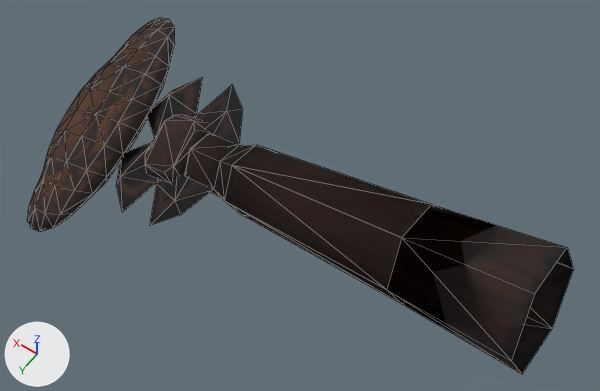
The glTF model game/assets/player/outfits/head_l1280.glb as it was, and as the next commit left it.
One viewpoint serves both versions: a 50 mm lens placed at (0.073, 0.293, 0.511), pointed at (0.229, 0.075, 0.168). The lights are fixed; the arrows at lower left show +X, +Y and +Z. The first picture is the older version. Mesh edges are drawn as thin lines. Where no turn or scale is listed for an object, it has been applied to the vertices.

Objects in the first picture: 'L1280'.
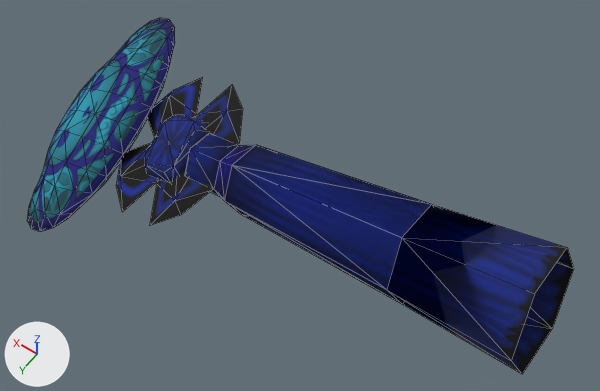
The change in detail:
Picture 'b1280h01b__c8b2d8.png' (img_b1280h01b__c8b2d8_png) is new.
Material 'b1280h01b__c8b2d8' (mat_b1280h01b__c8b2d8) is new.
Its texture is img_b1280h01b__c8b2d8_png.
Its roughness is 0.9.
me_l1280 has 202 vertices, 360 faces and spans x -0.17..0.162, y -0.071..0.067, z -0.071..0.07.
me_l1280 no longer uses material mat_b1280h01b__1ddd18 (picture img_b1280h01b__1ddd18_png).
me_l1280 gains material mat_b1280h01b__c8b2d8 (picture img_b1280h01b__c8b2d8_png).

Changed parts and their boxes (x1, y1, x2, y2) in the pictures (600 x 391 px):
'L1280', recoloured: (28, 18, 571, 369) in both
